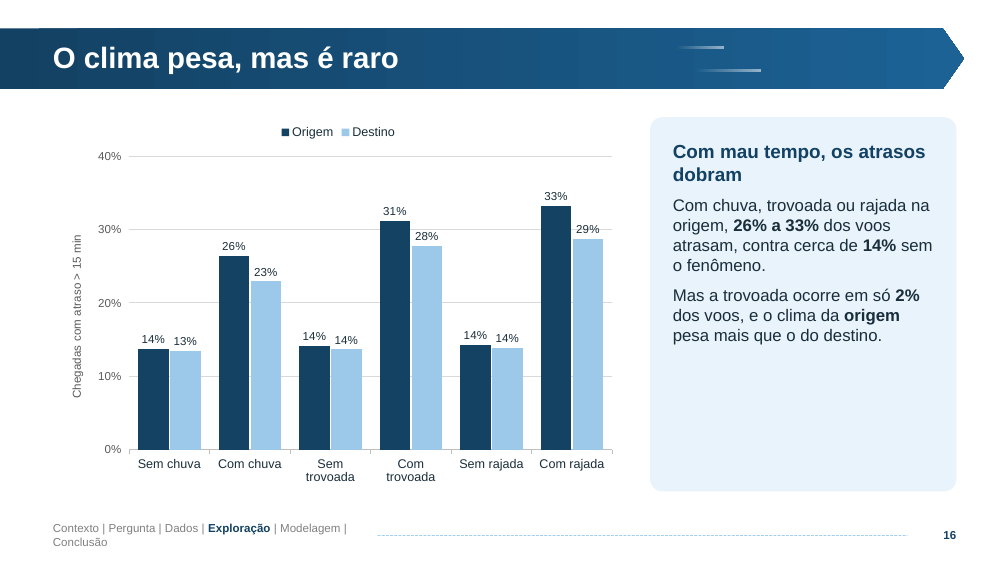
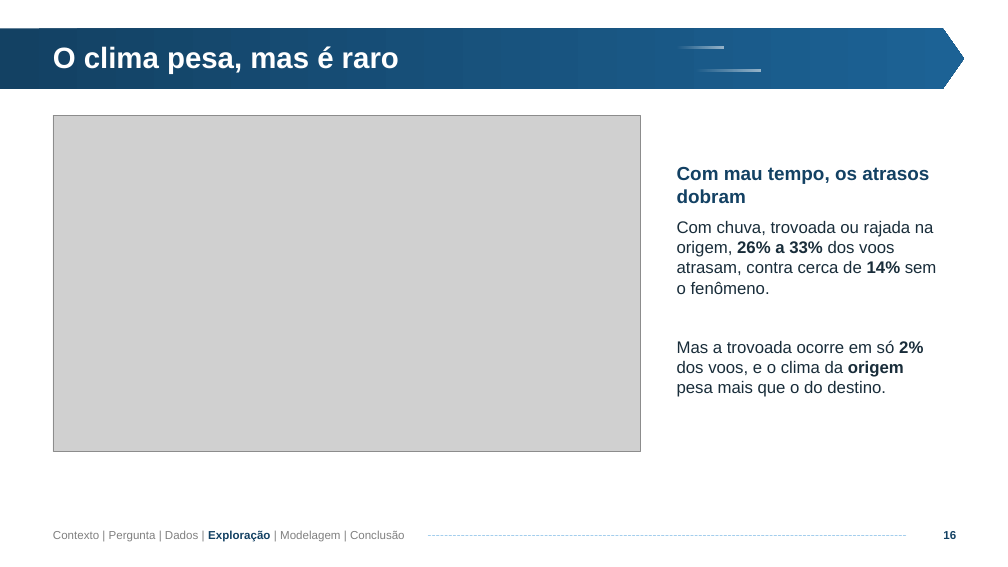
Before and after one commit to Matex0406/Projeto_2_CB, a slide deck: slide 16 of Projeto 2 - CB.pptx. Drawn at 1008x567 pixels with LibreOffice and Linux fonts; fonts in the diff are those of the drawing; grey boxes stand for pictures; background and template pictures are left out. Boxes give left, top, right and bottom in pixels: in the first picture for what was removed or moved away, otherwise in the second. Text is boxed around its words. In the diff, an @@ line names an element or a change of style, - is before the commit and + after.

```diff
--- a/Projeto 2 - CB.pptx
+++ b/Projeto 2 - CB.pptx
@@ column chart removed at [53,117,624,492] @@
-categories: Sem chuva, Com chuva, Sem trovoada, Com trovoada, Sem rajada, Com rajada
-Origem: 14, 26, 14, 31, 14, 33
-Destino: 13, 23, 14, 28, 14, 29
@@ picture added at [53,115,640,451] @@
@@ rounded rectangle removed at [650,117,957,492] @@
@@ text "Com mau tempo, os atrasos ..." rewrapped from [673,145,933,271] to [677,166,937,397] @@
@@ text "Contexto | Pergunta | Dados ..." rewrapped from [53,523,340,546] to [53,530,405,542] @@
@@ line moved from (378, 535) - (907, 535) to (429, 535) - (907, 535) @@
```
Also in this commit, not shown: 30 other slides changed, 2 other files.
